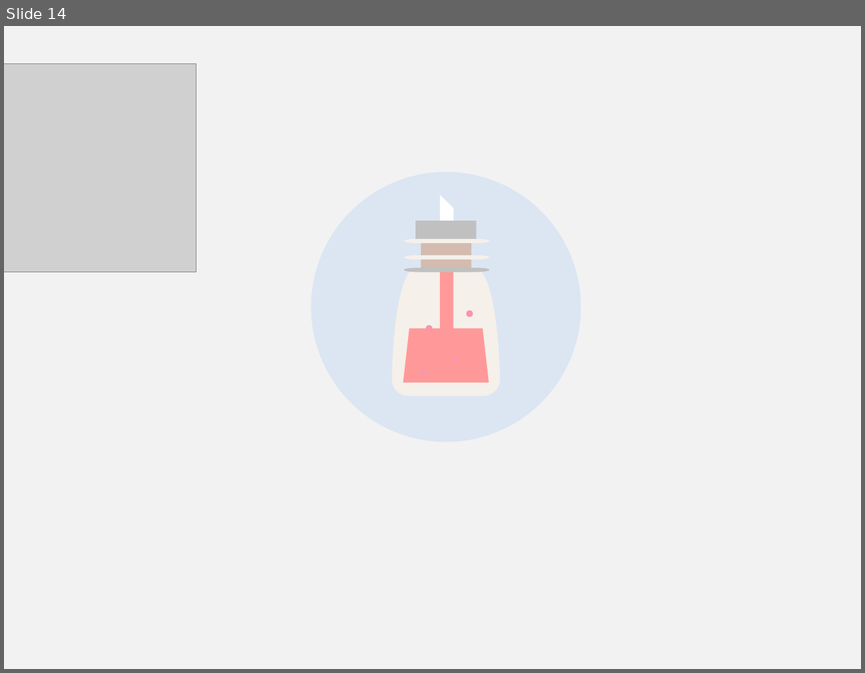
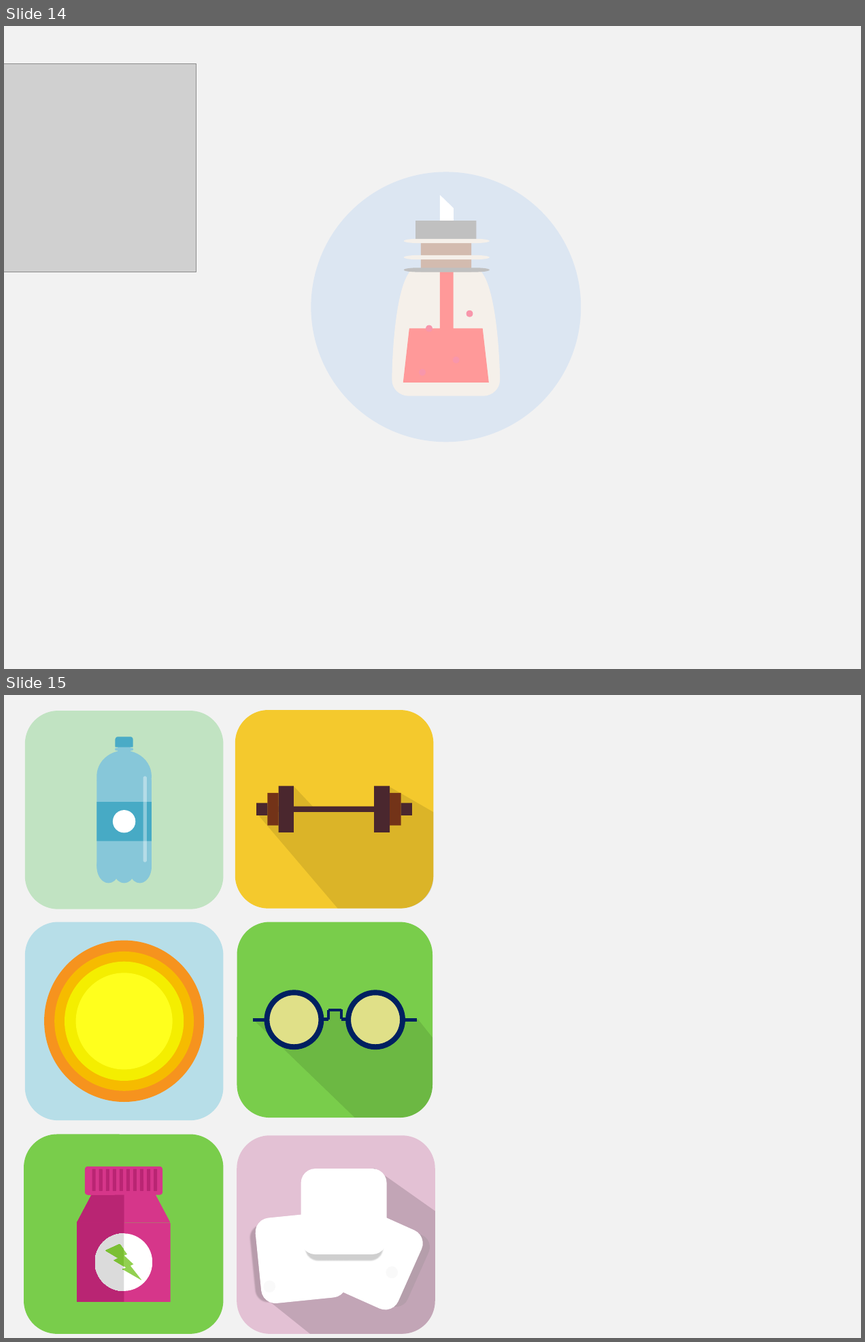
Before and after one commit to DudaElias/NewLife, a slide deck: design.pptx. Shown one above the other, each under a label of ours: slide 14 before the commit, slides 14 and 15 after it. The pictures are 865x673 and 865x1342 pixels, drawn with LibreOffice and Linux fonts; fonts in the diff are those of the drawing; grey boxes stand for pictures. Boxes give left, top, right and bottom in pixels: in the first picture for what was removed or moved away, otherwise in the second. Text is boxed around its words. In the diff, an @@ line names an element or a change of style, - is before the commit and + after.

```diff
--- a/design.pptx
+++ b/design.pptx
@@ slide 15 added at (4, 695, 861, 1338), background #F2F2F2 @@
@@ group added at (24, 711, 222, 909): 5 rounded rectangles, 5 ellipses, 1 rectangle, 1 round same rect @@
@@ group added at (235, 711, 433, 909): 7 rectangles, 1 rounded rectangle, 1 freeform shape @@
@@ rounded rectangle added at (24, 922, 222, 1120), fill #B7DEE8 @@
@@ group added at (44, 940, 205, 1101): 4 ellipses @@
@@ group added at (237, 922, 432, 1117): 7 lines, 2 ellipses, 1 rounded rectangle, 1 freeform shape @@
@@ rounded rectangle added at (24, 1134, 224, 1334), fill #79CD4B @@
@@ group added at (237, 1136, 435, 1334): 4 rounded rectangles, 2 ellipses, 1 freeform shape @@
@@ group added at (77, 1166, 170, 1302): 11 rounded rectangles, 1 rectangle, 1 trapezoid, 1 ellipse, 1 lightning bolt @@
```
Also in this commit, not shown: 8 other files.
